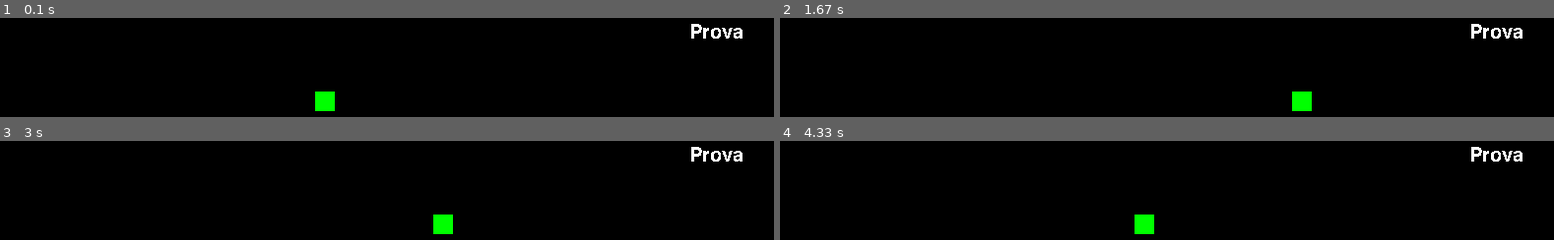
Above: before the commit, frames 1-4 (two rows, left to right).
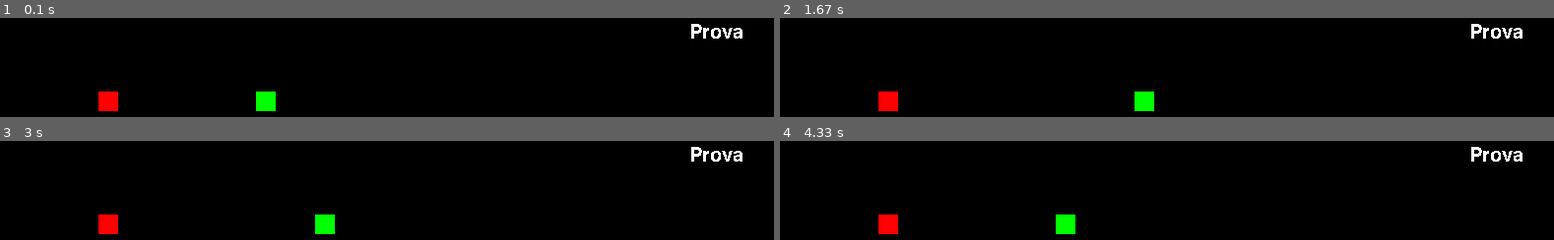
Above: after the commit, the same moments.

Repository: lolloz98/pygame_games
Game: pygame game, started from try/main.py
The game is run twice, just before and just after one commit, with the same random seed, the same clock (stepped at 60 frames per second) and the same inputs.
Inputs:
- Up to frame 1 (0.1 s): no input
- Up to frame 2 (1.67 s): no input
- Up to frame 3 (3 s): no input
- Up to frame 4 (4.33 s): no input

The runs differ from the first frame. In frame 1, 1.5% of the frame differs, in the area x 12-44%, y 74-95%; in frame 2, 1.5%; in frame 3, 1.5%; in frame 4, 1.5%.

Commit message:
Adding collision

Diff:
--- a/try/main.py
+++ b/try/main.py
@@ -25,6 +25,12 @@
 
 text_surface = test_font.render('Prova', False, '#FFFFFF')
 
+food_piece_w = 20
+food_piece_h = 20
+food_surface = pygame.Surface((food_piece_w, food_piece_h))
+food_surface.fill('#FF0000')
+food_rect = food_surface.get_rect(topleft=(100, 100))
+
 while True:
     # draw our elements and update everything
     for event in pygame.event.get():
@@ -36,9 +42,13 @@
     snake_pos_x += snake_vel_x
     if snake_pos_x > width + snake_piece_w:
         snake_pos_x = 0
-    snake_rect.left = snake_pos_x
+    snake_rect.x = snake_pos_x
+
+    if snake_rect.colliderect(food_rect) == 1:
+        print("Collision")
     screen.blit(snake_surface, snake_rect)
 
+    screen.blit(food_surface, food_rect)
     screen.blit(text_surface, (700, 30))
 
     pygame.display.update()
@@ -46,4 +56,4 @@
     # at more than 60 times per second.
     # this set the maximum frame rate
     # (however we are not doing anything for the minimum frame rate)
-    clock.tick(60)
+    clock.tick(30)
